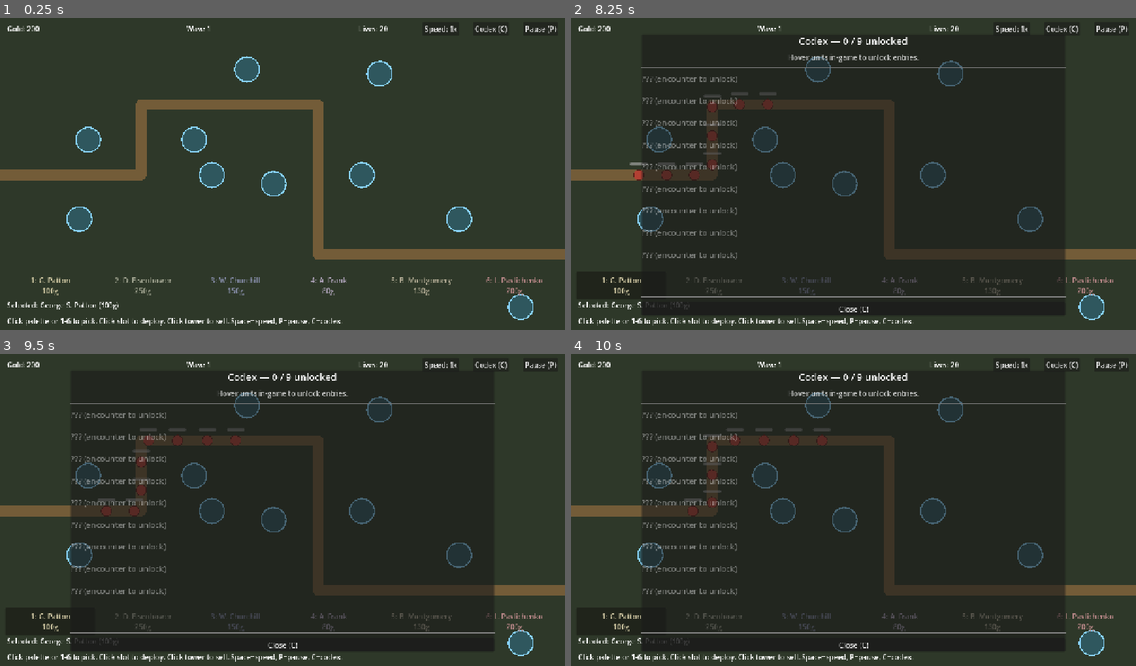
Above: before the commit, frames 1-4 (two rows, left to right).
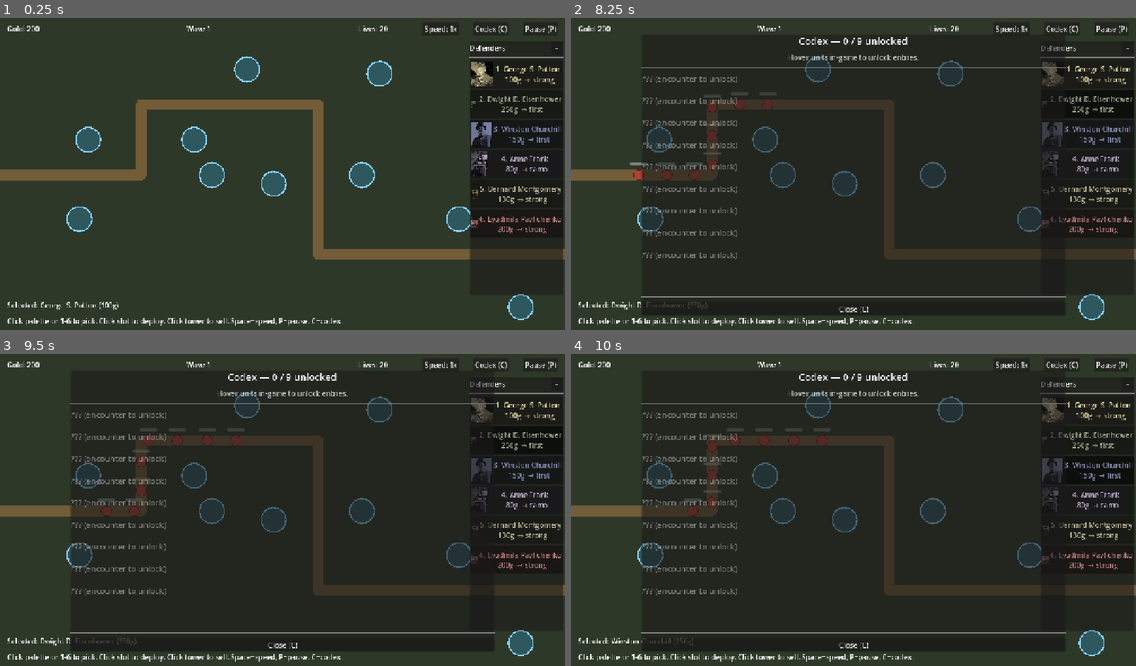
Above: after the commit, the same moments.

Repository: Josh-Buck/wwii-td
Game: Godot game, scene res://scenes/main/Main.tscn
Same seed, same stepped clock (60 frames per second), same inputs: the game is played once before the commit and once after it.
Inputs (mouse positions are in pixels of both pictures, inside the frame that each line leads up to):
- Up to frame 1 (0.25 s): no input
- Up to frame 2 (8.25 s): click (1130, 49) at 0.5 s, where only the run after the commit has a clickable "−"; click (1124, 52) at 1.25 s, where only the run after the commit has a clickable "◂"; click "Speed: 1x" at 2 s; click "Speed: 2x" at 2.75 s; click "Speed: 4x" at 3.5 s; click "Codex (C)" at 4.25 s; click (621, 286) at 5 s, where only the run before the commit has a clickable "1: G. Patton 100g"; click (712, 286) at 5.75 s, where only the run before the commit has a clickable "2: D. Eisenhower 250g"; click (1085, 74) at 6.5 s, where only the run after the commit has a clickable "1. George S. Patton 100g → st…"; click (808, 286) at 7.25 s, where only the run before the commit has a clickable "3: W. Churchill 150g"; click (1085, 105) at 8 s, where only the run after the commit has a clickable "2. Dwight D. Eisenhower 250g …"
- Up to frame 3 (9.5 s): click (327, 622) at 8.75 s, where only the run before the commit has a clickable "4: A. Frank 80g"
- Up to frame 4 (10 s): click (1085, 469) at 9.5 s, where only the run after the commit has a clickable "3. Winston Churchill 150g → f…"

The runs differ from the first frame. In frame 1, 9.8% of the frame differs, in the area x 5-100%, y 7-89%; in frame 2, 7.9%; in frame 3, 7.9%; in frame 4, 7.8%.

Commit message:
M2: tower palette becomes right-side collapsible sidebar with cards

Diff:
--- a/scenes/ui/HUD.gd
+++ b/scenes/ui/HUD.gd
@@ -25,11 +25,16 @@
 @onready var pause_overlay: Control = $PauseOverlay
 @onready var resume_btn: Button = $PauseOverlay/Center/VBox/ResumeButton
 @onready var speed_btn: Button = $TopBar/SpeedButton
-@onready var palette_container: HBoxContainer = $TowerPalette
+@onready var sidebar: PanelContainer = $TowerSidebar
+@onready var sidebar_list: VBoxContainer = $TowerSidebar/VBox/ScrollContainer/PaletteList
+@onready var sidebar_collapse_btn: Button = $TowerSidebar/VBox/HeaderRow/CollapseButton
+@onready var sidebar_tab: Button = $TowerSidebarTab
 
 const _SPEED_CYCLE: Array[float] = [1.0, 2.0, 4.0]
 var _speed_idx: int = 0
 var _palette_towers: Array = []
+var _palette_btns: Array = []
+var _sidebar_collapsed: bool = false
 @onready var shop_panel: PanelContainer = $ShopPanel
 @onready var shop_title: Label = $ShopPanel/VBox/Title
 @onready var shop_gold_label: Label = $ShopPanel/VBox/GoldLabel
@@ -82,6 +87,8 @@
 	end_perk_btn.pressed.connect(_on_perk_btn_pressed)
 	end_restart_btn.pressed.connect(_on_restart_pressed)
 	EventBus.map_ready.connect(_on_map_ready)
+	sidebar_collapse_btn.pressed.connect(_toggle_sidebar)
+	sidebar_tab.pressed.connect(_toggle_sidebar)
 	shop_panel.visible = false
 	shop_next_btn.pressed.connect(_on_shop_next_pressed)
 	EventBus.shop_opened.connect(_on_shop_opened)
@@ -122,31 +129,62 @@
 
 func _on_map_ready(towers: Array) -> void:
 	_palette_towers = towers
-	for c in palette_container.get_children():
+	_palette_btns.clear()
+	for c in sidebar_list.get_children():
 		c.queue_free()
 	for i in towers.size():
 		var stats = towers[i]
-		var btn := Button.new()
-		btn.text = "%d: %s\n%dg" % [i + 1, _short_figure_name(stats.display_name), stats.cost]
-		btn.size_flags_horizontal = Control.SIZE_EXPAND_FILL
-		btn.size_flags_vertical = Control.SIZE_EXPAND_FILL
-		btn.modulate = stats.color.lerp(Color.WHITE, 0.5)
-		btn.flat = true
-		btn.pressed.connect(_on_palette_btn_pressed.bind(i))
-		palette_container.add_child(btn)
+		var card := _build_sidebar_card(i, stats)
+		sidebar_list.add_child(card)
+		_palette_btns.append(card)
+
+func _build_sidebar_card(idx: int, stats: Resource) -> Button:
+	var btn := Button.new()
+	btn.size_flags_horizontal = Control.SIZE_EXPAND_FILL
+	btn.custom_minimum_size = Vector2(0, 64)
+	btn.toggle_mode = true
+	btn.flat = false
+	# Compose card text. Portrait would be a child icon; for now, faction-tinted
+	# button + multi-line text gives readable info at a glance.
+	btn.text = "%d. %s\n  %dg  %s" % [
+		idx + 1,
+		stats.display_name,
+		stats.cost,
+		_short_target_label(stats.default_targeting),
+	]
+	btn.add_theme_color_override("font_color", Color.WHITE)
+	btn.modulate = stats.color.lerp(Color.WHITE, 0.4)
+	btn.pressed.connect(_on_palette_btn_pressed.bind(idx))
+	# If a portrait texture exists, drop it into the button as an icon.
+	if stats.portrait != null:
+		btn.icon = stats.portrait
+		btn.expand_icon = true
+	return btn
+
+func _short_target_label(mode: StringName) -> String:
+	match mode:
+		&"first": return "→ first"
+		&"last": return "→ last"
+		&"strong": return "→ strong"
+		&"close": return "→ close"
+		&"camo": return "→ camo"
+	return ""
 
 func _on_palette_btn_pressed(idx: int) -> void:
 	EventBus.tower_palette_pick.emit(idx)
 
 func _refresh_palette_highlight(active_stats: Resource) -> void:
-	for i in palette_container.get_child_count():
-		var btn := palette_container.get_child(i) as Button
-		if btn == null:
+	for i in _palette_btns.size():
+		var btn: Button = _palette_btns[i]
+		if not is_instance_valid(btn):
 			continue
-		if i < _palette_towers.size() and _palette_towers[i] == active_stats:
-			btn.flat = false
-		else:
-			btn.flat = true
+		var is_active: bool = i < _palette_towers.size() and _palette_towers[i] == active_stats
+		btn.button_pressed = is_active
+
+func _toggle_sidebar() -> void:
+	_sidebar_collapsed = not _sidebar_collapsed
+	sidebar.visible = not _sidebar_collapsed
+	sidebar_tab.visible = _sidebar_collapsed
 
 func _short_figure_name(full: String) -> String:
 	var parts := full.split(" ")
--- a/scenes/ui/HUD.tscn
+++ b/scenes/ui/HUD.tscn
@@ -63,12 +63,42 @@
 mouse_filter = 2
 text = "Selected: —"
 
-[node name="TowerPalette" type="HBoxContainer" parent="."]
-offset_left = 12.0
-offset_top = 580.0
-offset_right = 1268.0
-offset_bottom = 642.0
-theme_override_constants/separation = 6
+[node name="TowerSidebar" type="PanelContainer" parent="."]
+offset_left = 1064.0
+offset_top = 56.0
+offset_right = 1276.0
+offset_bottom = 632.0
+
+[node name="VBox" type="VBoxContainer" parent="TowerSidebar"]
+theme_override_constants/separation = 4
+
+[node name="HeaderRow" type="HBoxContainer" parent="TowerSidebar/VBox"]
+
+[node name="HeaderLabel" type="Label" parent="TowerSidebar/VBox/HeaderRow"]
+text = "Defenders"
+size_flags_horizontal = 3
+theme_override_font_sizes/font_size = 16
+
+[node name="CollapseButton" type="Button" parent="TowerSidebar/VBox/HeaderRow"]
+text = "−"
+custom_minimum_size = Vector2(28, 0)
+
+[node name="HSep" type="HSeparator" parent="TowerSidebar/VBox"]
+
+[node name="ScrollContainer" type="ScrollContainer" parent="TowerSidebar/VBox"]
+size_flags_vertical = 3
+
+[node name="PaletteList" type="VBoxContainer" parent="TowerSidebar/VBox/ScrollContainer"]
+size_flags_horizontal = 3
+theme_override_constants/separation = 4
+
+[node name="TowerSidebarTab" type="Button" parent="."]
+visible = false
+offset_left = 1240.0
+offset_top = 56.0
+offset_right = 1276.0
+offset_bottom = 100.0
+text = "◂"
 
 [node name="Tooltip" type="PanelContainer" parent="."]
 visible = false
